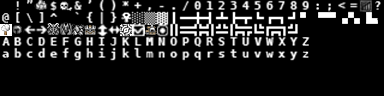
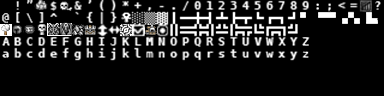
Comparing the layer stacks of the two 384x96 images. Changes:
removed layer "Layer 6" over [24,23,72,36]
added layer "Layer 9" above "Lemunde_16x16" over [24,25,35,34]
added layer "Layer 8" above "Main" over [24,23,72,36]
painted on "Main" over [24,23,72,36]
painted on "Capa 1" over [47,23,72,36]
